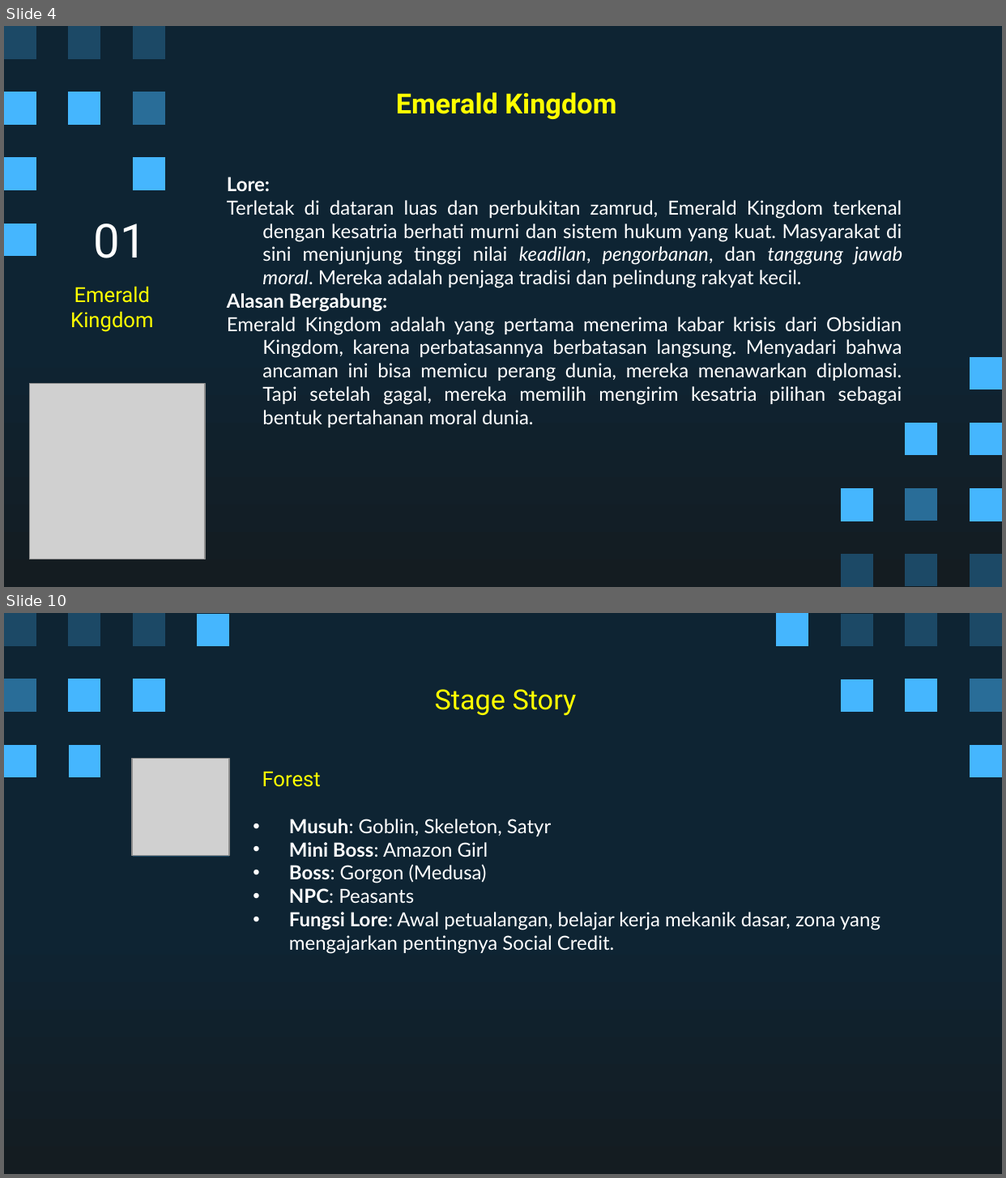
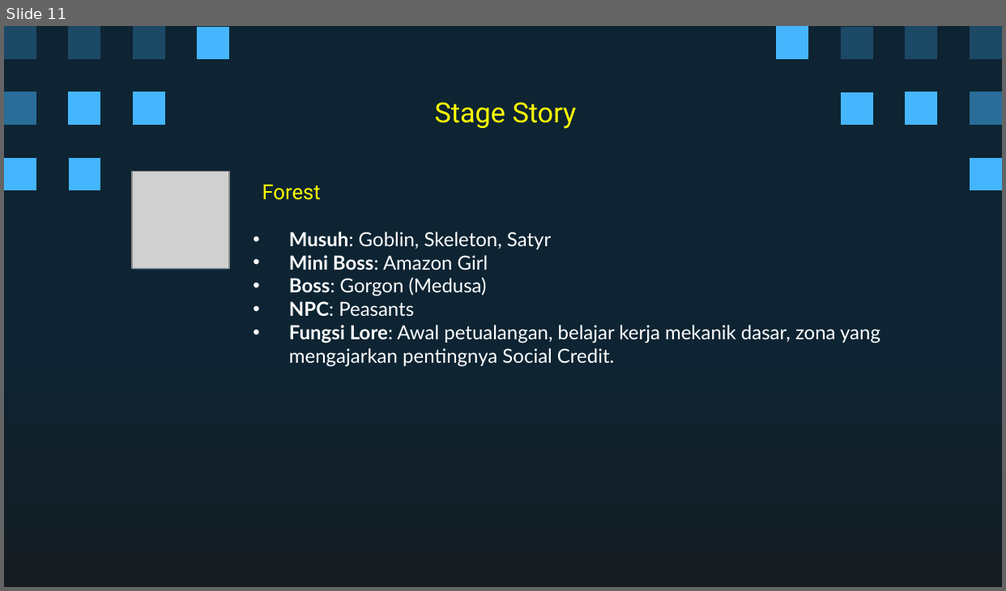
Before and after one commit to Ricardhad/gameProgProject, a slide deck: Super Pixel Vintage Gaming by Slidesgo.pptx. Shown one above the other, each under a label of ours: slides 4 and 10 before the commit, slide 11 after it; the slides between them are not shown. The pictures are 1006x1178 and 1006x591 pixels, drawn with LibreOffice and Linux fonts; fonts in the diff are those of the drawing; grey boxes stand for pictures. Boxes give left, top, right and bottom in pixels: in the first picture for what was removed or moved away, otherwise in the second. Text is boxed around its words. In the diff, an @@ line names an element or a change of style, - is before the commit and + after.

```diff
--- a/Super Pixel Vintage Gaming by Slidesgo.pptx
+++ b/Super Pixel Vintage Gaming by Slidesgo.pptx
@@ slide 4 removed at (x1=4, y1=26, x2=1002, y2=587), background gradient #0E2433 to #141C21; not listed: 5 template elements that a slide beside it also shows @@
@@ freeform shape removed at (x1=4, y1=92, x2=36, y2=125) @@
@@ freeform shape removed at (x1=133, y1=92, x2=164, y2=125) @@
@@ title removed at (x1=396, y1=92, x2=616, y2=119) @@
-Emerald Kingdom
@@ freeform shape removed at (x1=133, y1=158, x2=164, y2=190) @@
@@ subtitle removed at (x1=227, y1=200, x2=903, y2=405) @@
-Lore:
-Terletak di dataran luas dan perbukitan zamrud, Emerald Kingdom terkenal dengan kesatria berhati murni dan sistem hukum yang kuat. Masyarakat di sini menjunjung tinggi nilai keadilan, pengorbanan, dan tanggung jawab moral. Mereka adalah penjaga tradisi dan pelindung rakyat kecil.
-Alasan Bergabung:
-Emerald Kingdom adalah yang pertama menerima kabar krisis dari Obsidian Kingdom, karena perbatasannya berbatasan langsung. Menyadari bahwa ancaman ini bisa memicu perang dunia, mereka menawarkan diplomasi. Tapi setelah gagal, mereka memilih mengirim kesatria pilihan sebagai bentuk pertahanan moral dunia.
@@ freeform shape removed at (x1=4, y1=224, x2=36, y2=257) @@
@@ title removed at (x1=94, y1=224, x2=147, y2=258) @@
-01
@@ subtitle removed at (x1=70, y1=286, x2=153, y2=332) @@
-Emerald Kingdom
@@ freeform shape removed at (x1=970, y1=357, x2=1002, y2=390) @@
@@ picture removed at (x1=29, y1=384, x2=205, y2=560) @@
@@ picture removed at (x1=32, y1=383, x2=175, y2=550) @@
@@ freeform shape removed at (x1=905, y1=422, x2=937, y2=455) @@
@@ freeform shape removed at (x1=969, y1=423, x2=1001, y2=456) @@
@@ freeform shape removed at (x1=840, y1=488, x2=872, y2=521) @@
@@ freeform shape removed at (x1=905, y1=488, x2=937, y2=521) @@
@@ freeform shape removed at (x1=969, y1=488, x2=1001, y2=521) @@
@@ freeform shape removed at (x1=840, y1=555, x2=872, y2=587) @@
@@ freeform shape removed at (x1=905, y1=554, x2=937, y2=587) @@
@@ freeform shape removed at (x1=969, y1=554, x2=1001, y2=587) @@
@@ what was slide 10 is now slide 11 @@
```
Also in this commit, not shown: 8 slides changed, 5 slides added, 4 other slides removed.
